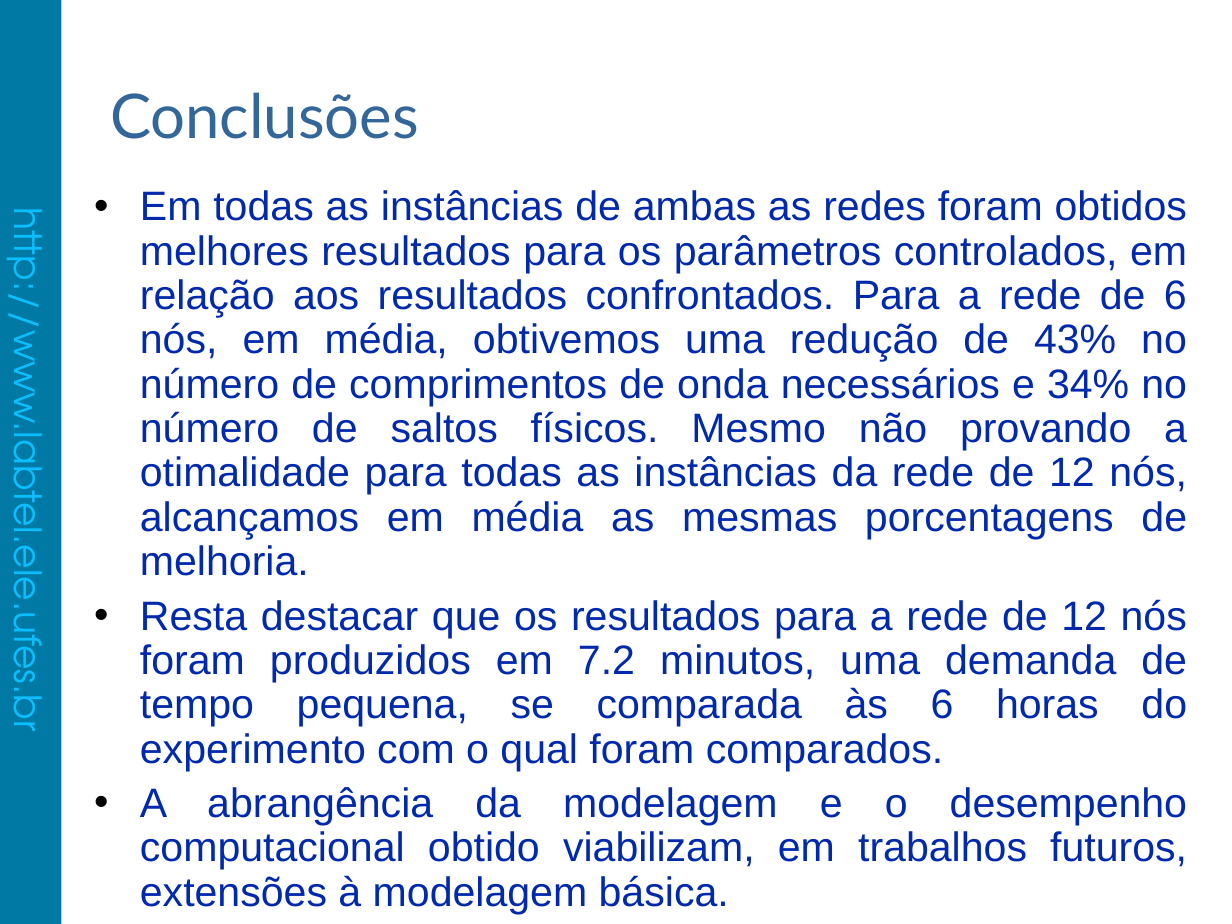
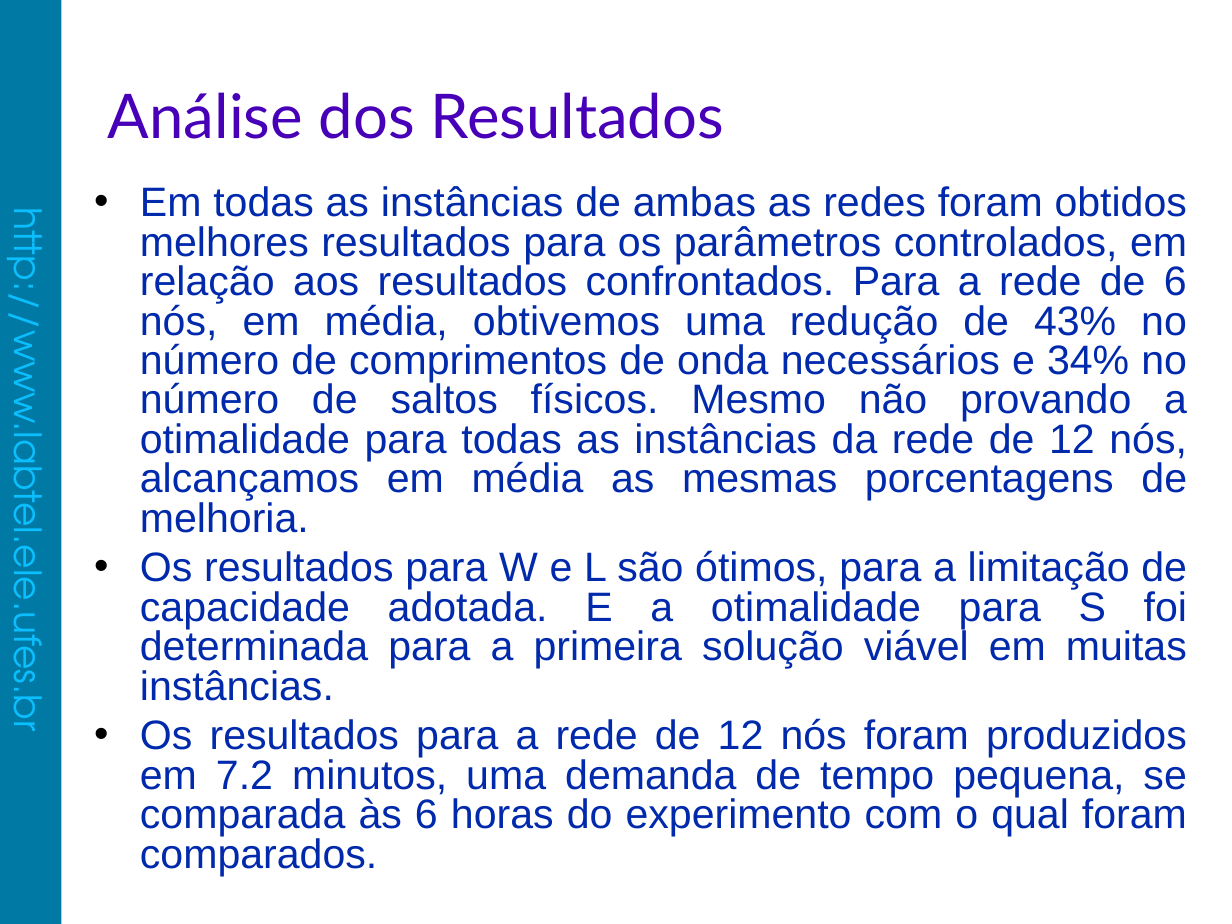
Before and after one commit to fabiolimath/twa, a slide deck: slide 43 of dissertacao/apresentacao/FabioLima-Apresentacao.odp (slide 18 before the commit). Drawn at 1232x924 pixels with LibreOffice and Linux fonts; fonts in the diff are those of the drawing; background and template pictures are left out. Boxes give left, top, right and bottom in pixels: in the first picture for what was removed or moved away, otherwise in the second. Text is boxed around its words. In the diff, an @@ line names an element or a change of style, - is before the commit and + after.

Commit message:
Dissert. Fabio - Primeira versão da apresentação concluida. Várias pequenas correções no texto foram feitas nesse peocesso.

```diff
--- a/dissertacao/apresentacao/FabioLima-Apresentacao.odp
+++ b/dissertacao/apresentacao/FabioLima-Apresentacao.odp
@@ title at box(108, 92, 724, 139): text changed; text colour #336699 to #4700B8 @@
-Conclusões
+Análise dos Resultados
@@ text at box(140, 186, 1187, 533): line spacing 0.9 to 0.8 @@
@@ text at box(140, 550, 1187, 876): text changed @@
-• Resta destacar que os resultados para a rede de 12 nós foram produzidos em 7.2 minutos, uma demanda de tempo pequena, se comparada às 6 horas do experimento com o qual foram comparados.
-• A abrangência da modelagem e o desempenho computacional obtido viabilizam, em trabalhos futuros, extensões à modelagem básica.
+• Os resultados para W e L são ótimos, para a limitação de capacidade adotada. E a otimalidade para S foi determinada para a primeira solução viável em muitas instâncias.
+• Os resultados para a rede de 12 nós foram produzidos em 7.2 minutos, uma demanda de tempo pequena, se comparada às 6 horas do experimento com o qual foram comparados.
```
Also in this commit, not shown: 20 other slides changed, 33 slides added, 5 slides removed, 20 other files.
